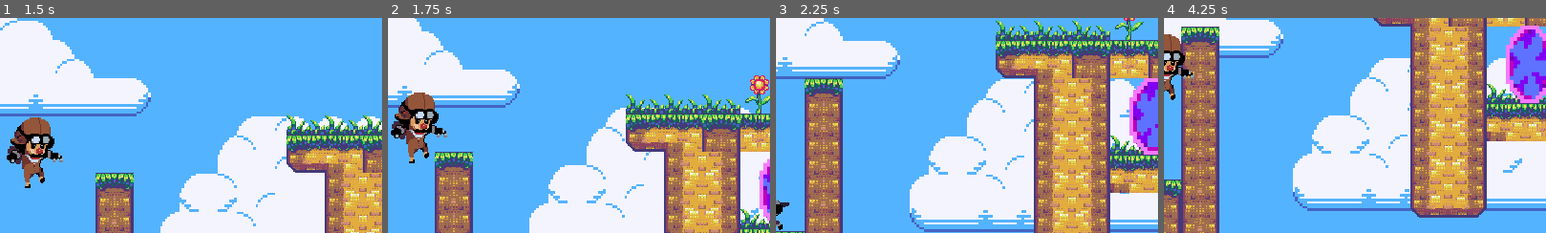
Above: before the commit, frames 1-4 (left to right).
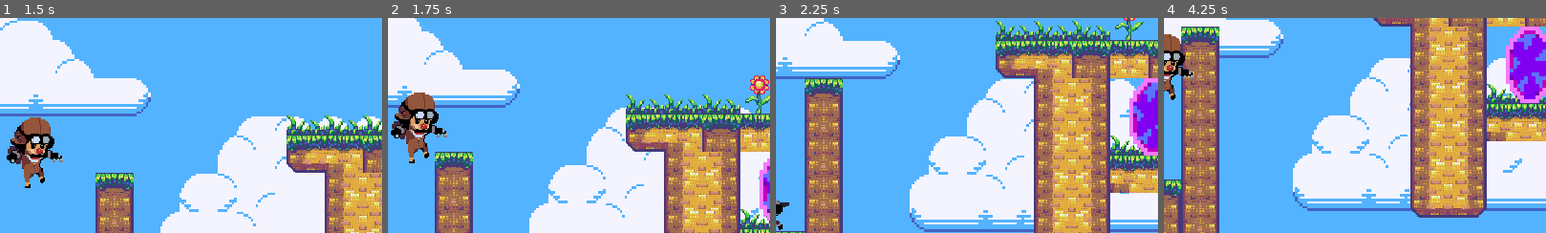
Above: after the commit, the same moments.

Repository: seanlim/zendari
Game: Godot game, scene res://World.tscn
Two runs of this game, one before a commit and one after it. Both use one fixed random seed, a clock stepped at 60 frames per second and the inputs below.
Inputs:
- Up to frame 1 (1.5 s): tap Enter at 0.5 s; hold Right (ui_right) from 0.53 s (still down); tap Up (ui_up) at 0.77 s
- Up to frame 2 (1.75 s): keep holding Right (ui_right); tap Up (ui_up) at 1.52 s
- Up to frame 3 (2.25 s): release Right (ui_right) at 2.03 s; hold Left (ui_left) from 2.03 s (still down)
- Up to frame 4 (4.25 s): release Left (ui_left) at 2.78 s; hold Right (ui_right) from 2.78 s (still down); tap Up (ui_up) at 3.02, 3.77 s
The pictures show only the part of the screen within x 50-100%, y 31-81%; the shares and areas given below are measured in that part.

Frame 1 is identical in both runs. In frame 2, 0.3% of the frame differs, in the area x 97-100%, y 65-91%; in frame 3, 1.6%; in frame 4, 2.4%, in the area x 89-100%, y 3-38%.

Commit message:
Add camera shake

Diff:
--- /dev/null
+++ b/Camera2D.gd
@@ -0,0 +1,55 @@
+extends Camera2D
+
+var _duration = 0.0
+var _period_in_ms = 0.0
+var _amplitude = 0.0
+var _timer = 0.0
+var _last_shook_timer = 0
+var _previous_x = 0.0
+var _previous_y = 0.0
+var _last_offset = Vector2(0, 0)
+
+func _ready():
+	set_process(true)
+
+# Shake with decreasing intensity while there's time remaining.
+func _process(delta):
+    # Only shake when there's shake time remaining.
+    if _timer == 0:
+        return
+    # Only shake on certain frames.
+    _last_shook_timer = _last_shook_timer + delta
+    # Be mathematically correct in the face of lag; usually only happens once.
+    while _last_shook_timer >= _period_in_ms:
+        _last_shook_timer = _last_shook_timer - _period_in_ms
+        # Lerp between [amplitude] and 0.0 intensity based on remaining shake time.
+        var intensity = _amplitude * (1 - ((_duration - _timer) / _duration))
+        # Noise calculation logic from http://jonny.morrill.me/blog/view/14
+        var new_x = rand_range(-1.0, 1.0)
+        var x_component = intensity * (_previous_x + (delta * (new_x - _previous_x)))
+        var new_y = rand_range(-1.0, 1.0)
+        var y_component = intensity * (_previous_y + (delta * (new_y - _previous_y)))
+        _previous_x = new_x
+        _previous_y = new_y
+        # Track how much we've moved the offset, as opposed to other effects.
+        var new_offset = Vector2(x_component, y_component)
+        set_offset(get_offset() - _last_offset + new_offset)
+        _last_offset = new_offset
+    # Reset the offset when we're done shaking.
+    _timer = _timer - delta
+    if _timer <= 0:
+        _timer = 0
+        set_offset(get_offset() - _last_offset)
+
+# Kick off a new screenshake effect.
+func shake(duration, frequency, amplitude):
+    # Initialize variables.
+    _duration = duration
+    _timer = duration
+    _period_in_ms = 1.0 / frequency
+    _amplitude = amplitude
+    _previous_x = rand_range(-1.0, 1.0)
+    _previous_y = rand_range(-1.0, 1.0)
+    # Reset previous offset, if any.
+    set_offset(get_offset() - _last_offset)
+    _last_offset = Vector2(0, 0)
--- a/KinematicBody2D.gd
+++ b/KinematicBody2D.gd
@@ -21,7 +21,8 @@
 func _physics_process(delta):
 	if  (rewinding || Input.is_action_pressed("ui_down")) && motion_hist.size() > 0:
 		rewinding = true
-		$Sprite.animation = "fall"
+		$Camera2D.shake(1, 35, 2)
+		$Sprite.animation = "rewind"
 		motion = motion_hist.pop_back() * Vector2(-1,-1)
 	else:
 		# Gravity
--- a/World.tscn
+++ b/World.tscn
@@ -11,7 +11,7 @@
 [ext_resource path="res://World.shader" type="Shader" id=9]
 [ext_resource path="res://white.png" type="Texture" id=10]
 [ext_resource path="res://Player/Idle0.png" type="Texture" id=11]
-[ext_resource path="res://Player/Jump0.png" type="Texture" id=12]
+[ext_resource path="res://Player/Jump4.png" type="Texture" id=12]
 [ext_resource path="res://Player/Run0.png" type="Texture" id=13]
 [ext_resource path="res://Player/Run1.png" type="Texture" id=14]
 [ext_resource path="res://Player/Run2.png" type="Texture" id=15]
@@ -19,6 +19,8 @@
 [ext_resource path="res://Player/Run4.png" type="Texture" id=17]
 [ext_resource path="res://Player/Run7.png" type="Texture" id=18]
 [ext_resource path="res://Player/Jump3.png" type="Texture" id=19]
+[ext_resource path="res://Player/Jump0.png" type="Texture" id=20]
+[ext_resource path="res://Camera2D.gd" type="Script" id=21]
 
 [sub_resource type="RectangleShape2D" id=1]
 
@@ -35,14 +37,14 @@
 } ]
 _sections_unfolded = [ "Resource" ]
 
-[sub_resource type="ShaderMaterial" id=6]
+[sub_resource type="ShaderMaterial" id=3]
 
 render_priority = 0
 shader = ExtResource( 9 )
 shader_param/rewind = false
 _sections_unfolded = [ "Resource", "shader_param" ]
 
-[sub_resource type="SpriteFrames" id=3]
+[sub_resource type="SpriteFrames" id=4]
 
 animations = [ {
 "frames": [ ExtResource( 11 ) ],
@@ -52,8 +54,8 @@
 }, {
 "frames": [ ExtResource( 12 ) ],
 "loop": true,
-"name": "jump",
-"speed": 10.0
+"name": "rewind",
+"speed": 5.0
 }, {
 "frames": [ ExtResource( 13 ), ExtResource( 14 ), ExtResource( 15 ), ExtResource( 16 ), ExtResource( 17 ), ExtResource( 18 ) ],
 "loop": true,
@@ -64,9 +66,15 @@
 "loop": true,
 "name": "fall",
 "speed": 5.0
+}, {
+"frames": [ ExtResource( 20 ) ],
+"loop": true,
+"name": "jump",
+"speed": 10.0
 } ]
-
-[sub_resource type="CapsuleShape2D" id=4]
+_sections_unfolded = [ "Resource" ]
+
+[sub_resource type="CapsuleShape2D" id=5]
 
 custom_solver_bias = 0.0
 radius = 14.0
@@ -545,7 +553,7 @@
 scale = Vector2( 0.256575, 0.133333 )
 frames = SubResource( 2 )
 animation = "default"
-frame = 1
+frame = 2
 playing = true
 
 [node name="Player" type="KinematicBody2D" parent="." index="3"]
@@ -585,14 +593,14 @@
 
 [node name="Sprite" type="AnimatedSprite" parent="Player" index="1"]
 
-frames = SubResource( 3 )
+frames = SubResource( 4 )
 animation = "run"
-frame = 4
+frame = 1
 playing = true
 
 [node name="CollisionShape2D" type="CollisionShape2D" parent="Player" index="2"]
 
-shape = SubResource( 4 )
+shape = SubResource( 5 )
 _sections_unfolded = [ "Transform", "Visibility", "Z Index" ]
 
 [node name="Camera2D" type="Camera2D" parent="Player" index="3"]
@@ -619,4 +627,5 @@
 editor_draw_screen = true
 editor_draw_limits = false
 editor_draw_drag_margin = false
+script = ExtResource( 21 )
 _sections_unfolded = [ "Drag Margin", "Limit", "Offset", "Smoothing" ]
Not shown: 2 places in World.tscn that only renumber resources
